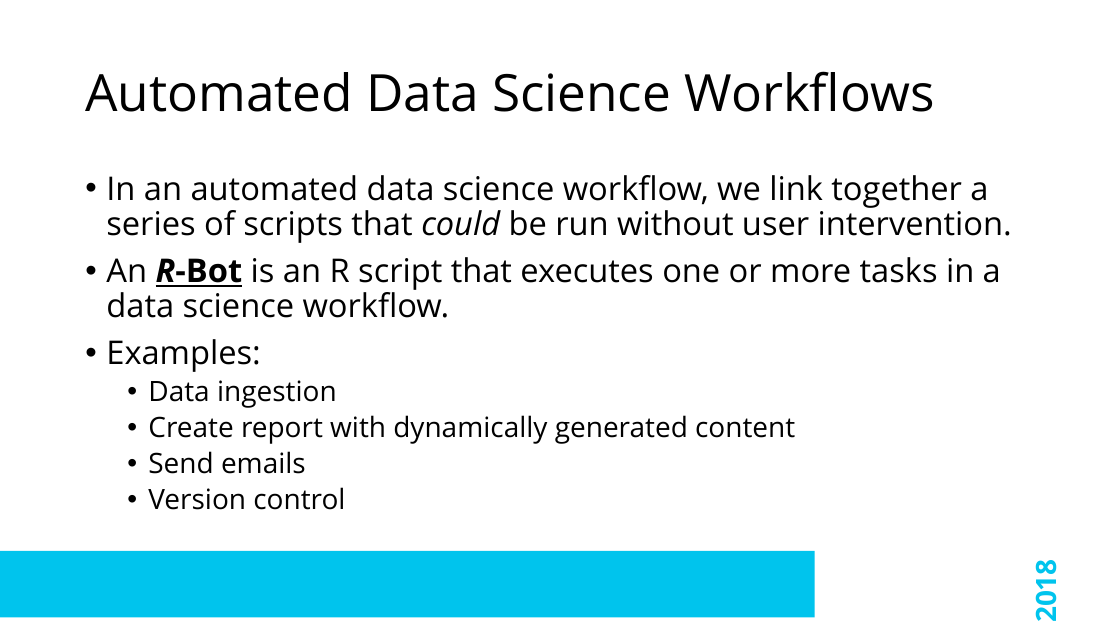
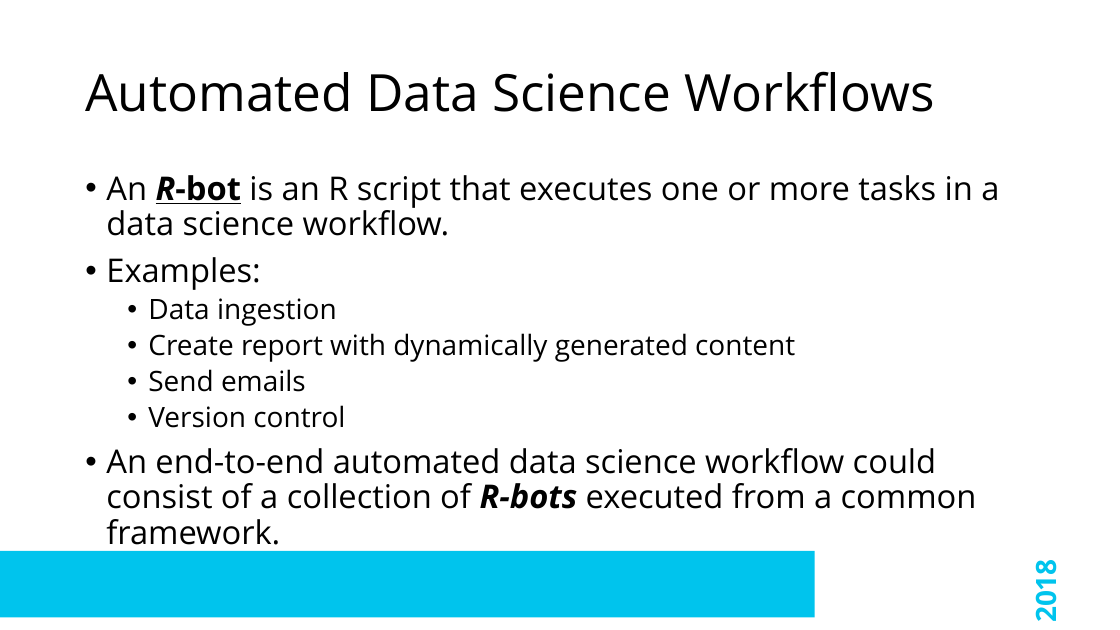
Before and after one commit to sydeaka/workflow-automation, a slide deck: slide 4 of slides/Sydeaka_Watson_EARL_2018_Workflow_Automation.pptx. Drawn at 1120x630 pixels with LibreOffice and Linux fonts; fonts in the diff are those of the drawing; background and template pictures are left out. Boxes give left, top, right and bottom in pixels: in the first picture for what was removed or moved away, otherwise in the second. Text is boxed around its words. In the diff, an @@ line names an element or a change of style, - is before the commit and + after.

```diff
--- a/slides/Sydeaka_Watson_EARL_2018_Workflow_Automation.pptx
+++ b/slides/Sydeaka_Watson_EARL_2018_Workflow_Automation.pptx
@@ text at <box>106,175,999,236</box>: text changed @@
-• In an automated data science workflow, we link together a series of scripts that could be run without user intervention.
-• An R-Bot is an R script that executes one or more tasks in a data science workflow.
+• An R-bot is an R script that executes one or more tasks in a data science workflow.
@@ text at <box>106,448,977,552</box>: paragraph added @@
+• An end-to-end automated data science workflow could consist of a collection of R-bots executed from a common framework.
```
Also in this commit, not shown: 4 other slides changed, 1 slide added, 34 other files.
